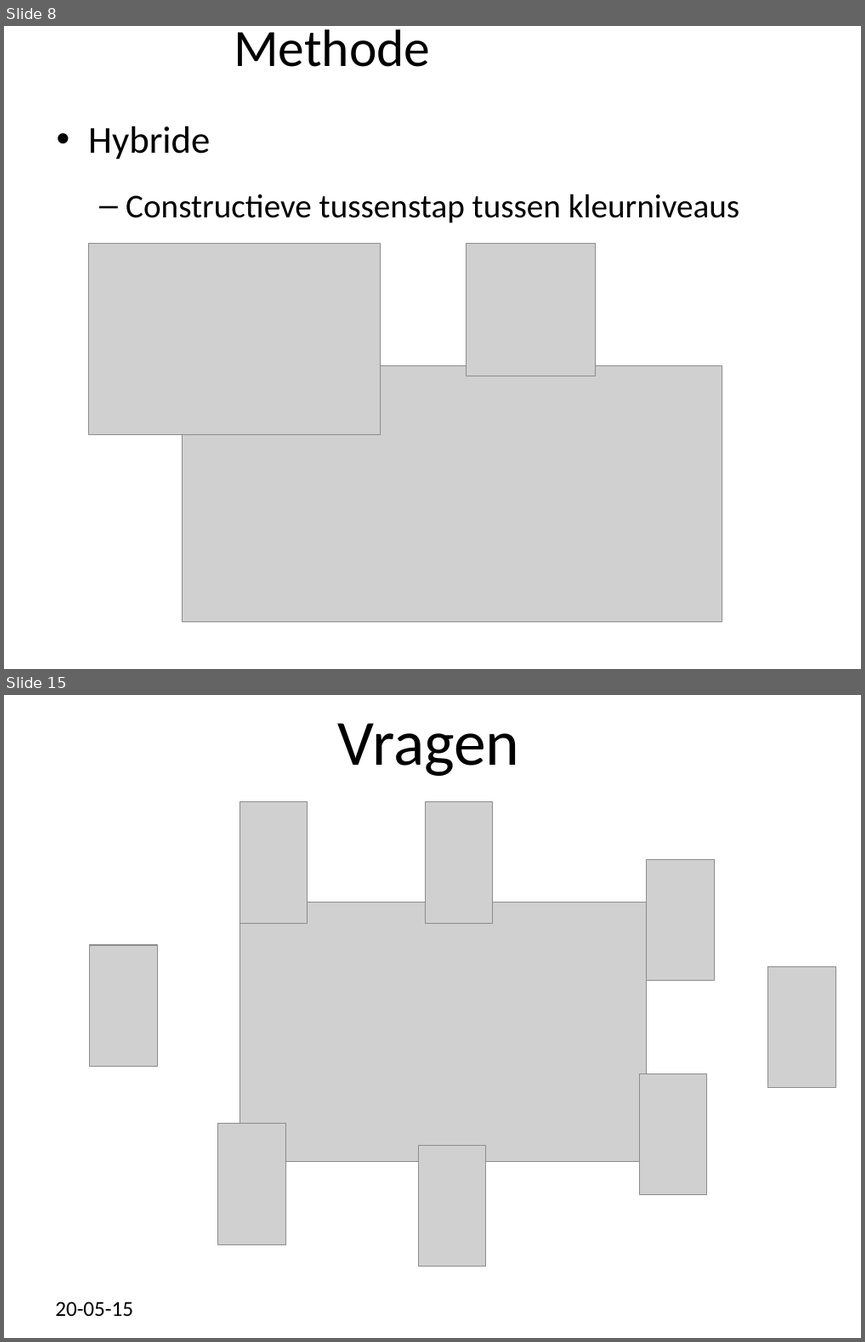
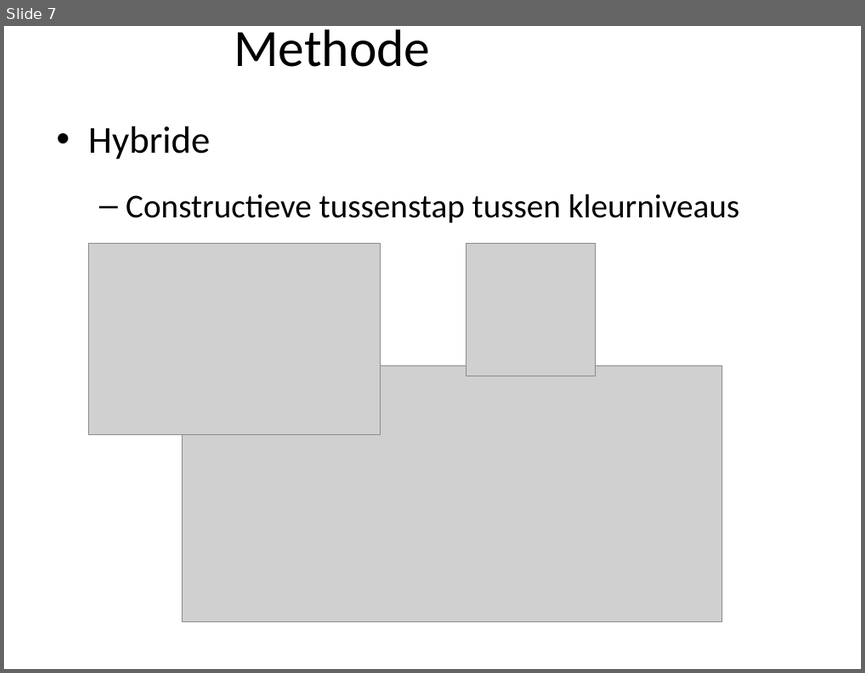
Before and after one commit to marten2/Heuristieken, a slide deck: niks.ppt. Shown one above the other, each under a label of ours: slides 8 and 15 before the commit, slide 7 after it; the slides between them are not shown. The pictures are 865x1342 and 865x673 pixels, drawn with LibreOffice and Linux fonts; fonts in the diff are those of the drawing; grey boxes stand for pictures; background and template pictures are left out. Boxes give left, top, right and bottom in pixels: in the first picture for what was removed or moved away, otherwise in the second. Text is boxed around its words. In the diff, an @@ line names an element or a change of style, - is before the commit and + after.

```diff
--- a/niks.ppt
+++ b/niks.ppt
@@ slide 15 removed at (4,695,861,1338), background picture (left out) @@
@@ title removed at (337,723,519,776) @@
-Vragen
@@ picture removed at (239,802,307,924) @@
@@ picture removed at (426,802,494,924) @@
@@ picture removed at (647,860,715,981) @@
@@ picture removed at (239,902,647,1162) @@
@@ picture removed at (90,945,157,1066) @@
@@ picture removed at (768,967,836,1089) @@
@@ picture removed at (640,1074,708,1196) @@
@@ picture removed at (218,1123,286,1245) @@
@@ picture removed at (418,1145,485,1266) @@
@@ text removed at (55,1301,133,1315) @@
-20-05-15
@@ what was slide 8 is now slide 7 @@
```
Also in this commit, not shown: 10 slides changed, 1 other slide removed, 4 other files.
